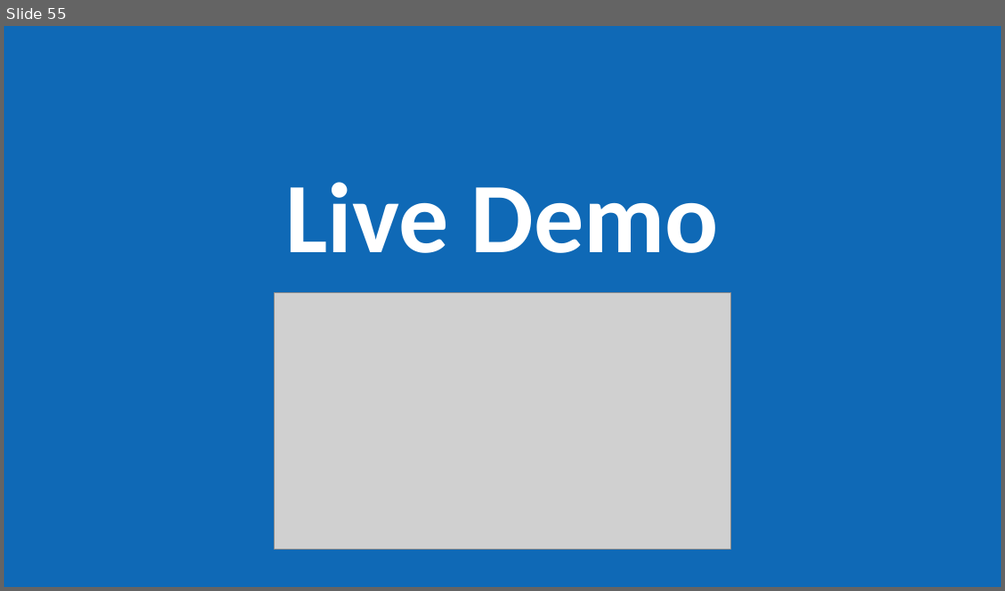
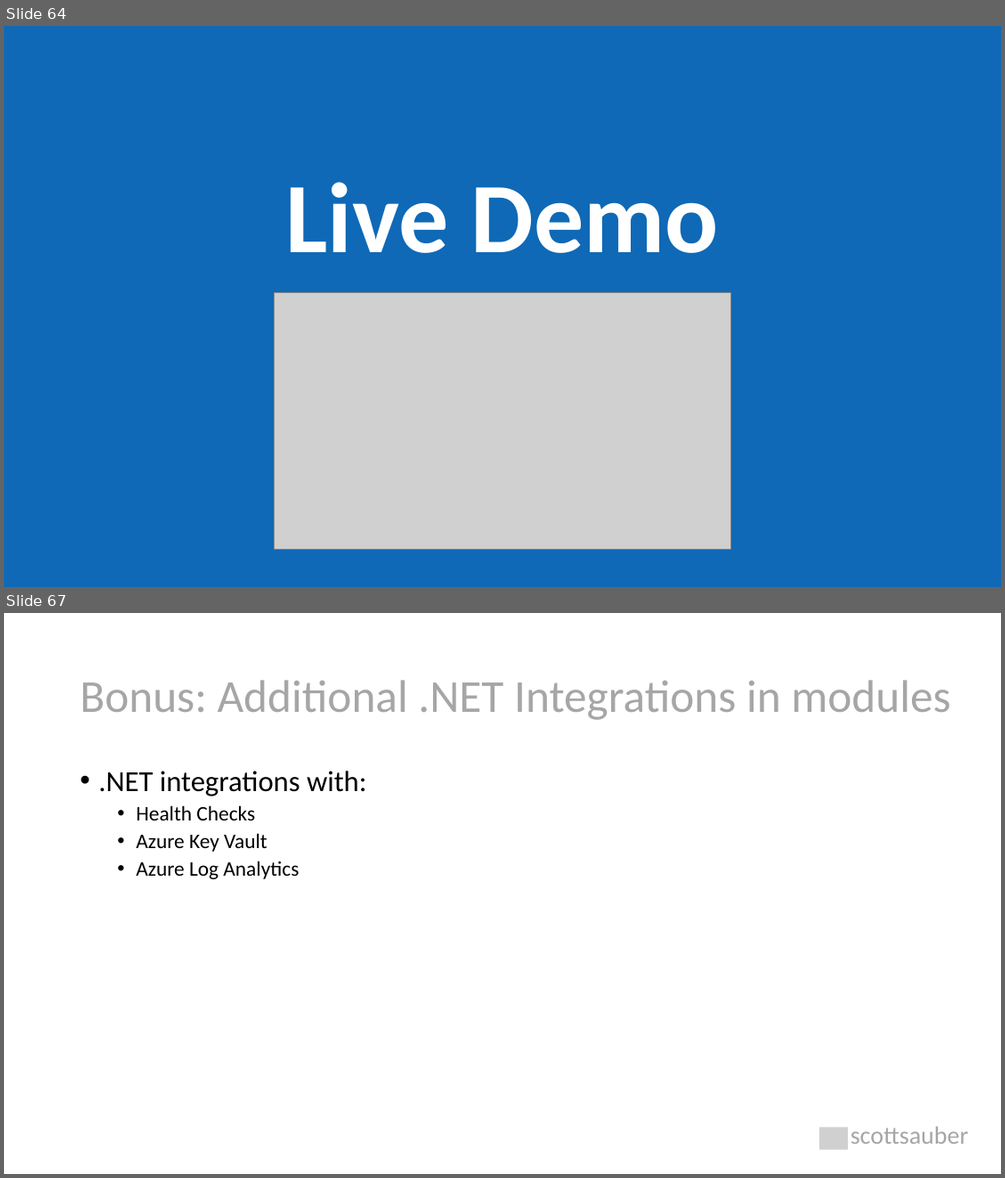
Before and after one commit to scottsauber/workshop-dotnet-azure-github-bicep, a slide deck: AzureDotNetBicep-Workshop.pptx. Shown one above the other, each under a label of ours: slide 55 before the commit, slides 64 and 67 after it; the slides between them are not shown. The pictures are 1005x591 and 1005x1178 pixels, drawn with LibreOffice and Linux fonts; fonts in the diff are those of the drawing; grey boxes stand for pictures. Boxes give left, top, right and bottom in pixels: in the first picture for what was removed or moved away, otherwise in the second. Text is boxed around its words. In the diff, an @@ line names an element or a change of style, - is before the commit and + after.

```diff
--- a/AzureDotNetBicep-Workshop.pptx
+++ b/AzureDotNetBicep-Workshop.pptx
@@ slide 67 added at [4, 613, 1001, 1174], background #FFFFFF @@
@@ title added at [80, 680, 950, 720], 44 pt, text #A6A6A6 @@
+Bonus: Additional .NET Integrations in modules
@@ text added at [98, 771, 367, 879], 20 pt, text #000000 @@
+• .NET integrations with:
+  • Health Checks
+  • Azure Key Vault
+  • Azure Log Analytics
@@ picture added at [819, 1127, 848, 1149] @@
@@ text added at [850, 1127, 969, 1143], 24 pt, text #A6A6A6 @@
+scottsauber
@@ what was slide 55 is now slide 64 @@
```
Also in this commit, not shown: 8 slides changed, 14 other slides added, 1 other file.
